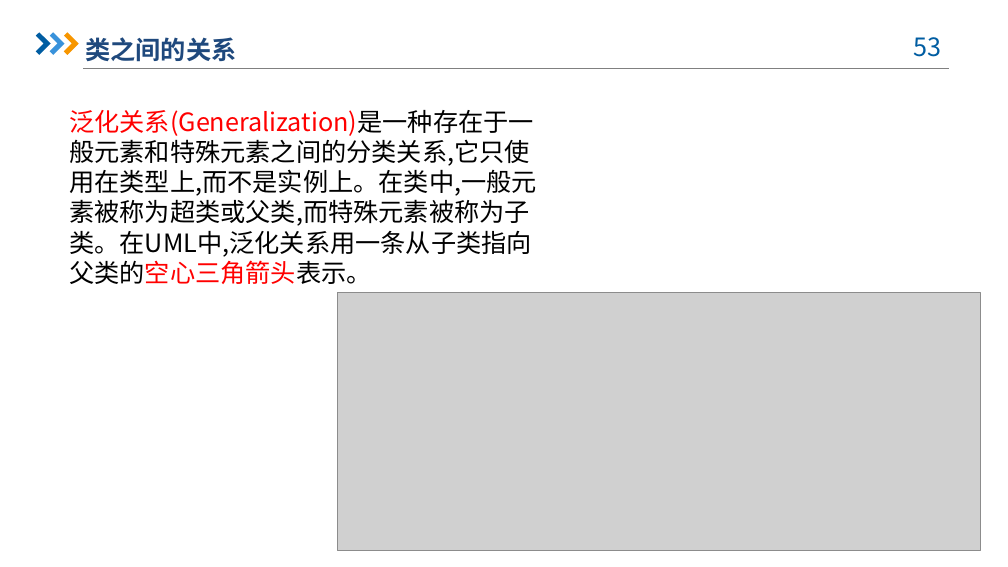
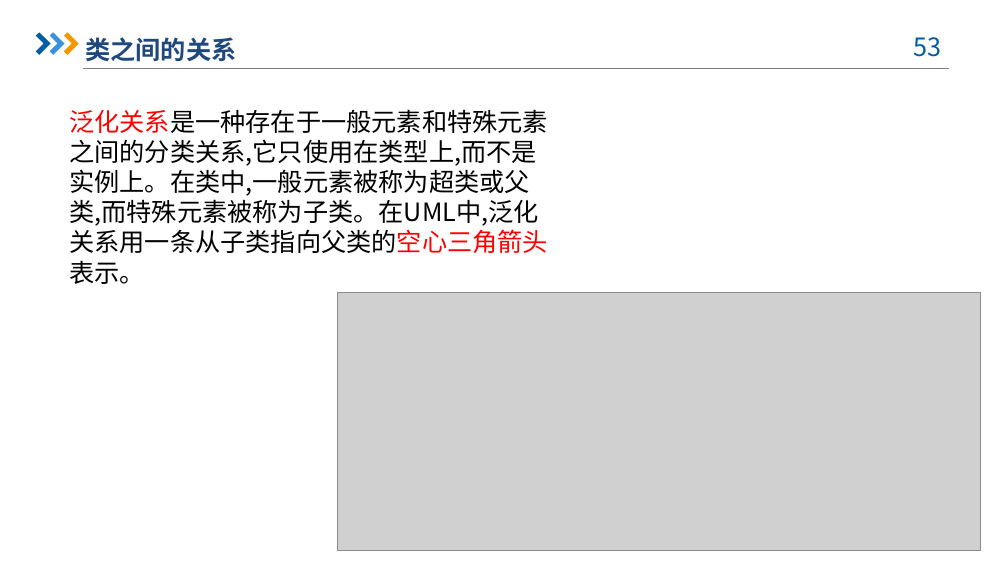
Before and after one commit to dreamtrueqaq/SRA2022-G12, a slide deck: slide 53 of 非受控文档/翻转课堂/SRA-G12-翻转课堂PPT3.pptx. Drawn at 1008x567 pixels with LibreOffice and Linux fonts; fonts in the diff are those of the drawing; grey boxes stand for pictures; background and template pictures are left out. Boxes give left, top, right and bottom in pixels: in the first picture for what was removed or moved away, otherwise in the second. Text is boxed around its words. In the diff, an @@ line names an element or a change of style, - is before the commit and + after.

```diff
--- a/非受控文档/翻转课堂/SRA-G12-翻转课堂PPT3.pptx
+++ b/非受控文档/翻转课堂/SRA-G12-翻转课堂PPT3.pptx
@@ text at bbox=[69, 109, 548, 284]: text changed @@
-泛化关系(Generalization)是一种存在于一般元素和特殊元素之间的分类关系,它只使用在类型上,而不是实例上。在类中,一般元素被称为超类或父类,而特殊元素被称为子类。在UML中,泛化关系用一条从子类指向父类的空心三角箭头表示。
+泛化关系是一种存在于一般元素和特殊元素之间的分类关系,它只使用在类型上,而不是实例上。在类中,一般元素被称为超类或父类,而特殊元素被称为子类。在UML中,泛化关系用一条从子类指向父类的空心三角箭头表示。
```
Also in this commit, not shown: 14 other slides changed, 8 other files.
